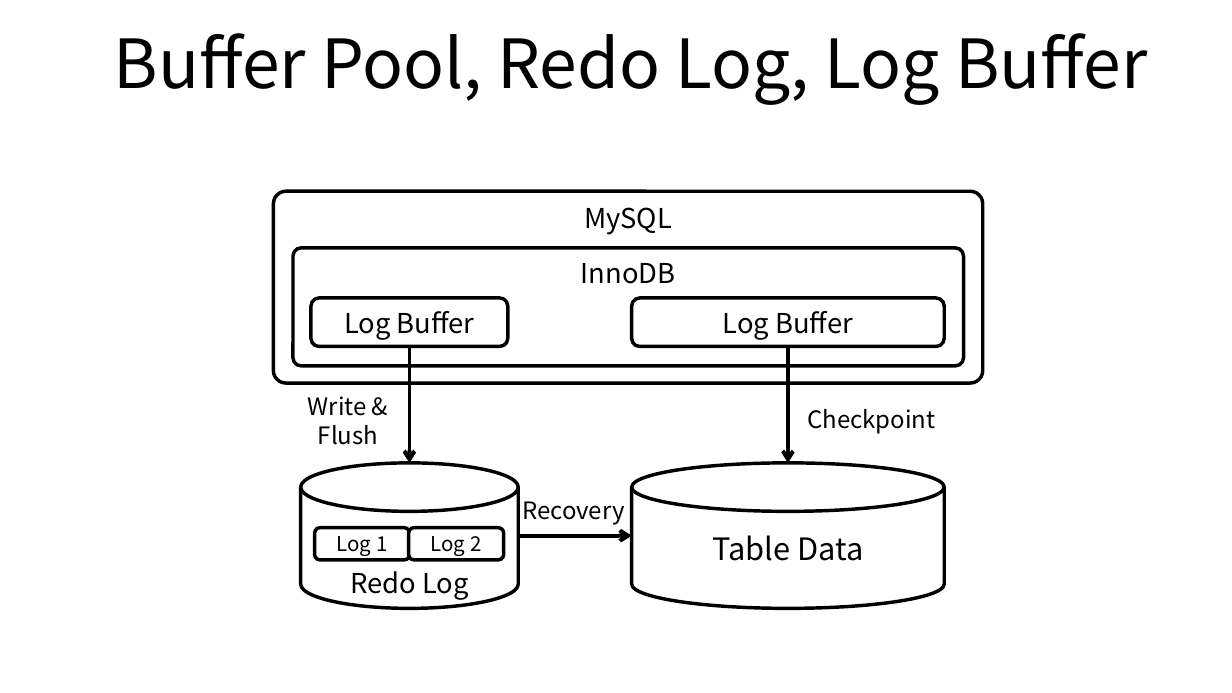
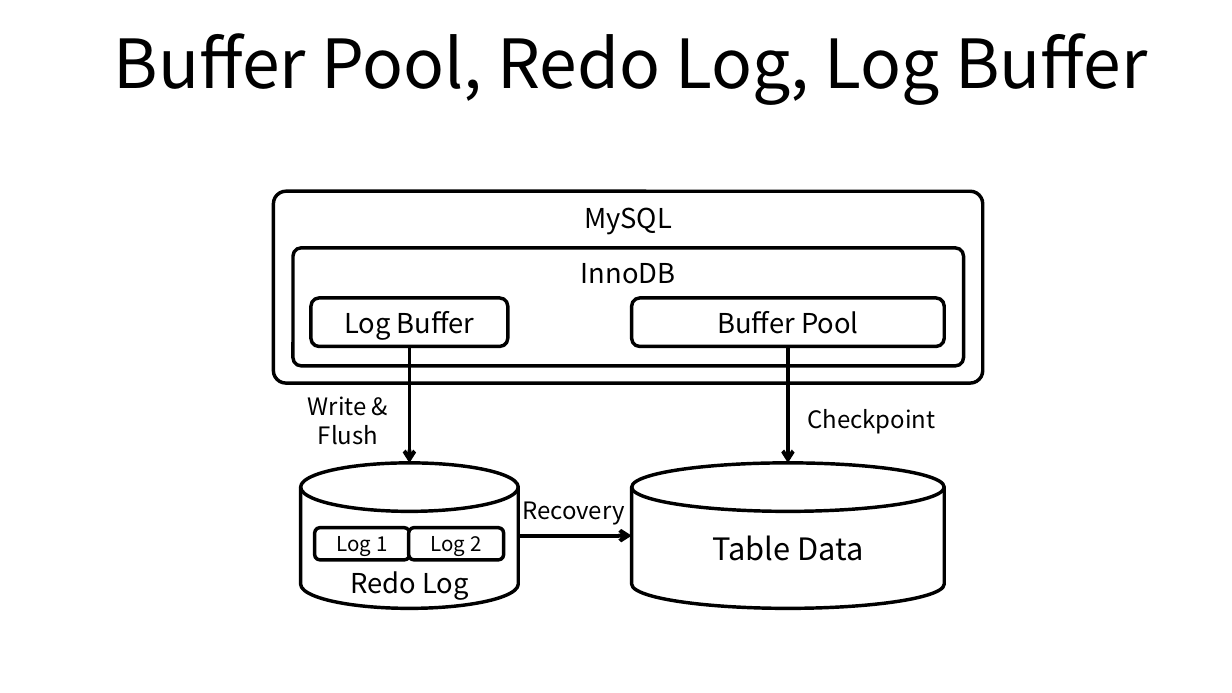
Before and after one commit to ssup2/blog-old, a slide deck: slide 1 of images/theory_analysis/MySQL_Buffer_Pool_Redo_Log_Log_Buffer/MySQL_Buffer_Pool_Redo_Log_Log_Buffer.pptx. Drawn at 1232x693 pixels with LibreOffice and Linux fonts; fonts in the diff are those of the drawing. Boxes give left, top, right and bottom in pixels: in the first picture for what was removed or moved away, otherwise in the second. Text is boxed around its words. In the diff, an @@ line names an element or a change of style, - is before the commit and + after.

```diff
--- a/images/theory_analysis/MySQL_Buffer_Pool_Redo_Log_Log_Buffer/MySQL_Buffer_Pool_Redo_Log_Log_Buffer.pptx
+++ b/images/theory_analysis/MySQL_Buffer_Pool_Redo_Log_Log_Buffer/MySQL_Buffer_Pool_Redo_Log_Log_Buffer.pptx
@@ text in rounded rectangle at bbox=[717, 311, 858, 334]: text changed @@
-Log Buffer
+Buffer Pool
```
Also in this commit, not shown: 3 other files.
